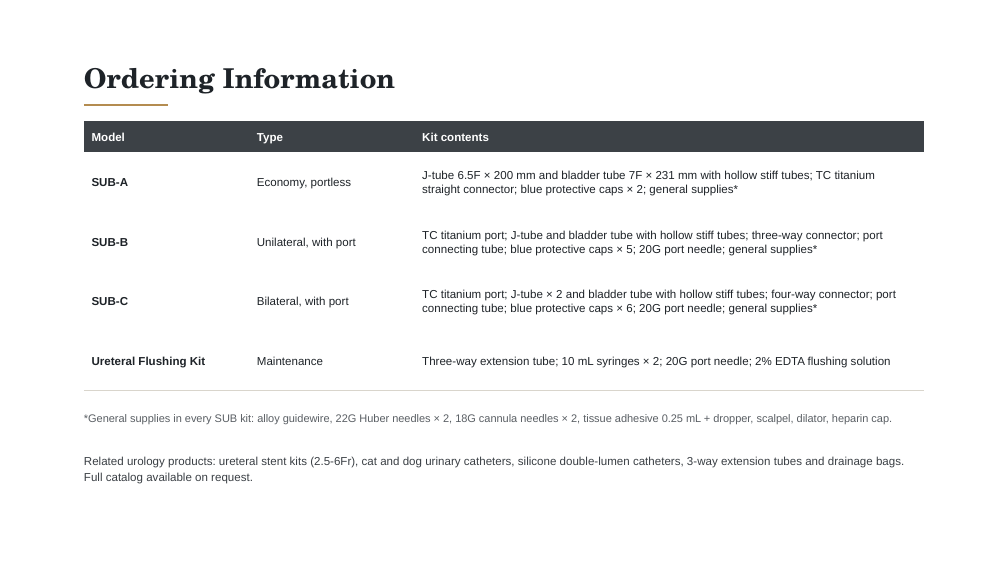
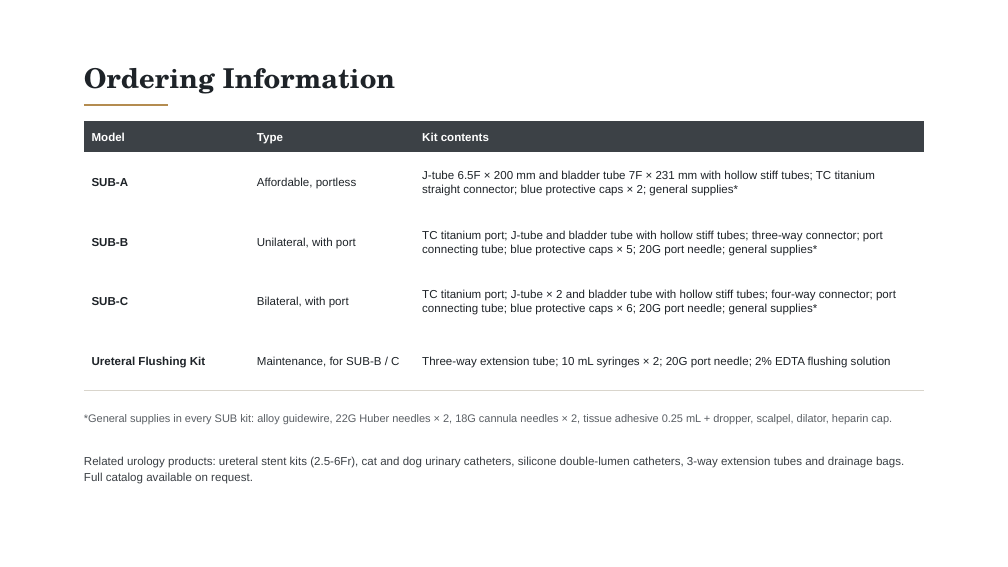
Before and after one commit to pikrosart-jpg/Material, a slide deck: slide 11 of Feline_SUB_System_Introduction_v72.pptx. Drawn at 1008x567 pixels with LibreOffice and Linux fonts; fonts in the diff are those of the drawing. Boxes give left, top, right and bottom in pixels: in the first picture for what was removed or moved away, otherwise in the second. Text is boxed around its words. In the diff, an @@ line names an element or a change of style, - is before the commit and + after.

```diff
--- a/Feline_SUB_System_Introduction_v72.pptx
+++ b/Feline_SUB_System_Introduction_v72.pptx
@@ table at <box>84,121,925,391</box> @@
-row 2, column 2: Economy, portless
+row 2, column 2: Affordable, portless
-row 5, column 2: Maintenance
+row 5, column 2: Maintenance, for SUB-B / C
```
Also in this commit, not shown: 3 other slides changed.
